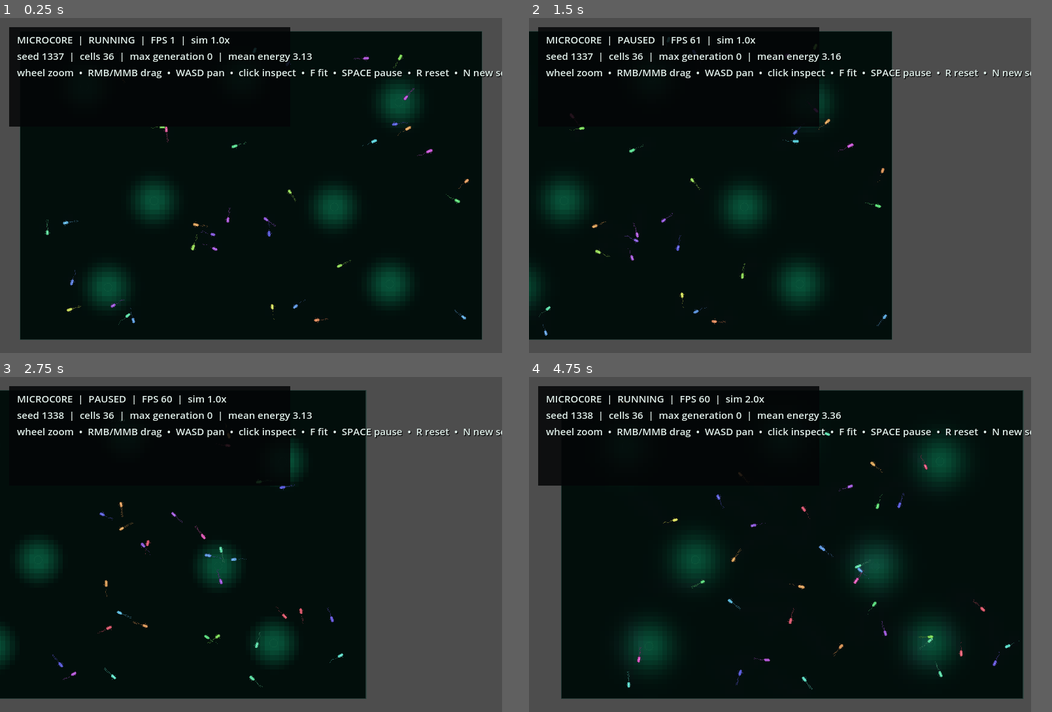
Above: before the commit, frames 1-4 (two rows, left to right).
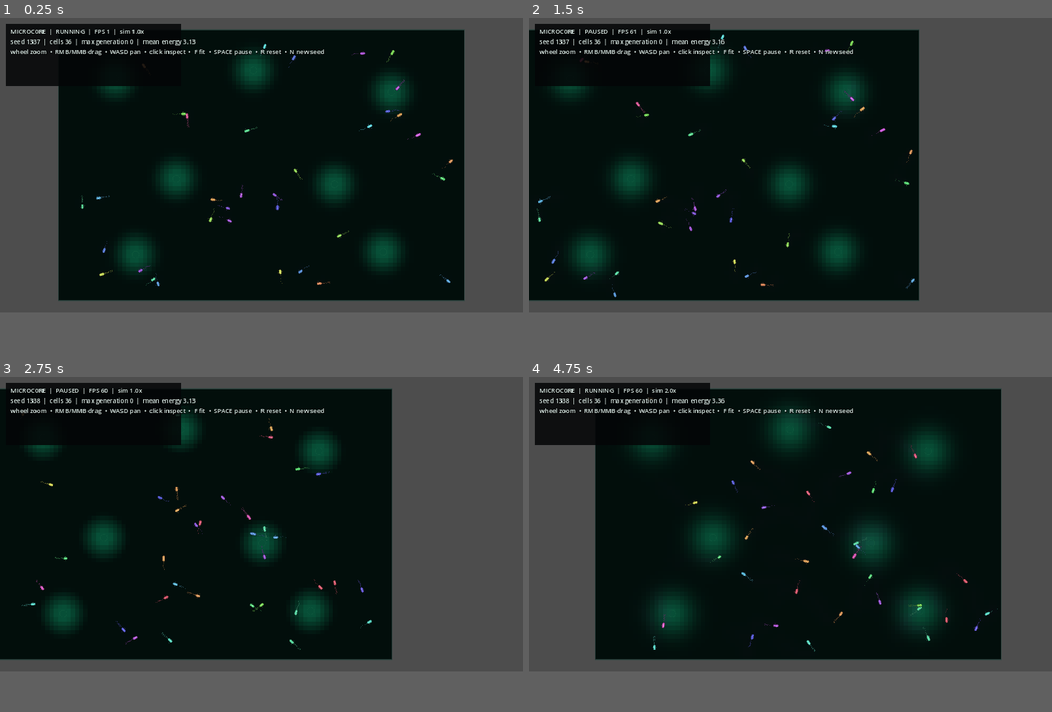
Above: after the commit, the same moments.

Repository: Rzbck/MicroC0re
Game: Godot game, scene res://src/app/main.tscn
Two runs of this game, one before a commit and one after it. Both use one fixed random seed, a clock stepped at 60 frames per second and the inputs below.
Inputs (mouse positions are in pixels of both pictures, inside the frame that each line leads up to):
- Up to frame 1 (0.25 s): no input
- Up to frame 2 (1.5 s): tap Enter at 0.5 s; move the mouse to (889, 168) at 0.52 s; hold D 0.53-1.25 s; tap F at 0.6 s; click (889, 168) at 0.67 s; tap Space at 0.77 s; drag from (680, 202) to (753, 252) at 1.27 s
- Up to frame 3 (2.75 s): move the mouse to (303, 470) at 2.02 s; hold D from 2.03 s (still down); tap N at 2.1 s
- Up to frame 4 (4.75 s): release D at 2.75 s; drag from (753, 611) to (628, 494) at 2.77 s; move the mouse to (931, 594) at 3.52 s; hold A 3.53-4.25 s; tap 2 at 3.6 s; tap Space at 3.77 s; drag from (628, 494) to (706, 460) at 4.27 s
In our replay, the window is 768x512 before the commit and 800x450 after it. These sizes can differ from the game's own. Grey fills any space a smaller window leaves; there, only what the larger window draws over its background counts as a difference.

The runs differ from the first frame. In frame 1, 25% of the frame differs, in the area x 0-96%, y 1-100%; in frame 2, 22%; in frame 3, 22%; in frame 4, 29%, in the area x 1-96%, y 1-97%.

Commit message:
render: configure 1280x720 nearest-filtered microscope viewport

Diff:
--- a/project.godot
+++ b/project.godot
@@ -10,13 +10,17 @@
 
 [display]
 
-window/size/viewport_width=768
-window/size/viewport_height=512
-window/size/window_width_override=768
-window/size/window_height_override=512
+window/size/viewport_width=1280
+window/size/viewport_height=720
+window/size/window_width_override=1280
+window/size/window_height_override=720
 window/stretch/mode="canvas_items"
 
 [rendering]
 
 renderer/rendering_method="gl_compatibility"
 renderer/rendering_method.mobile="gl_compatibility"
+textures/default_filters/use_nearest_mipmap_filter=false
+textures/canvas_textures/default_texture_filter=0
+2d/snap/snap_2d_vertices_to_pixel=false
+2d/snap/snap_2d_transforms_to_pixel=false
